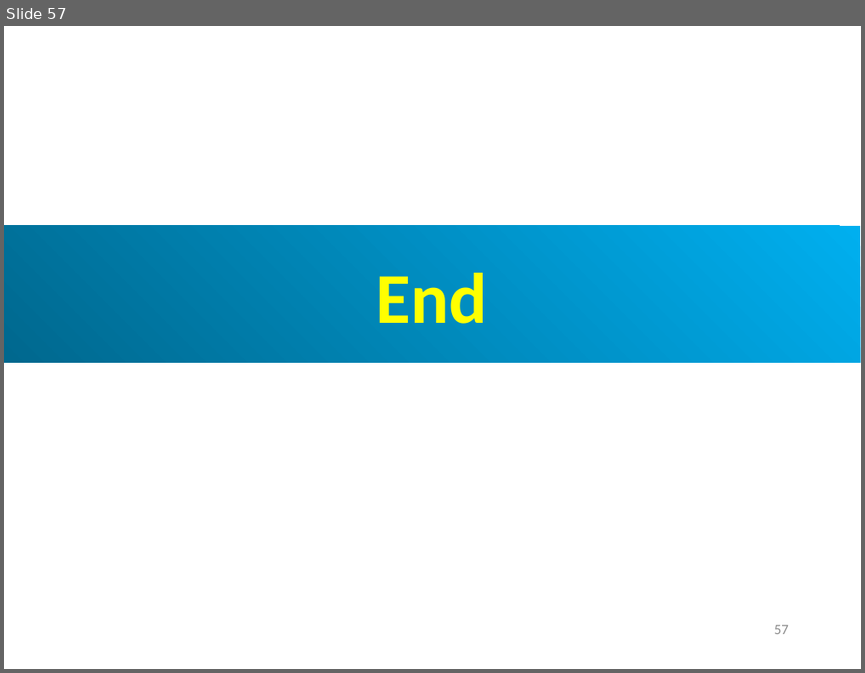
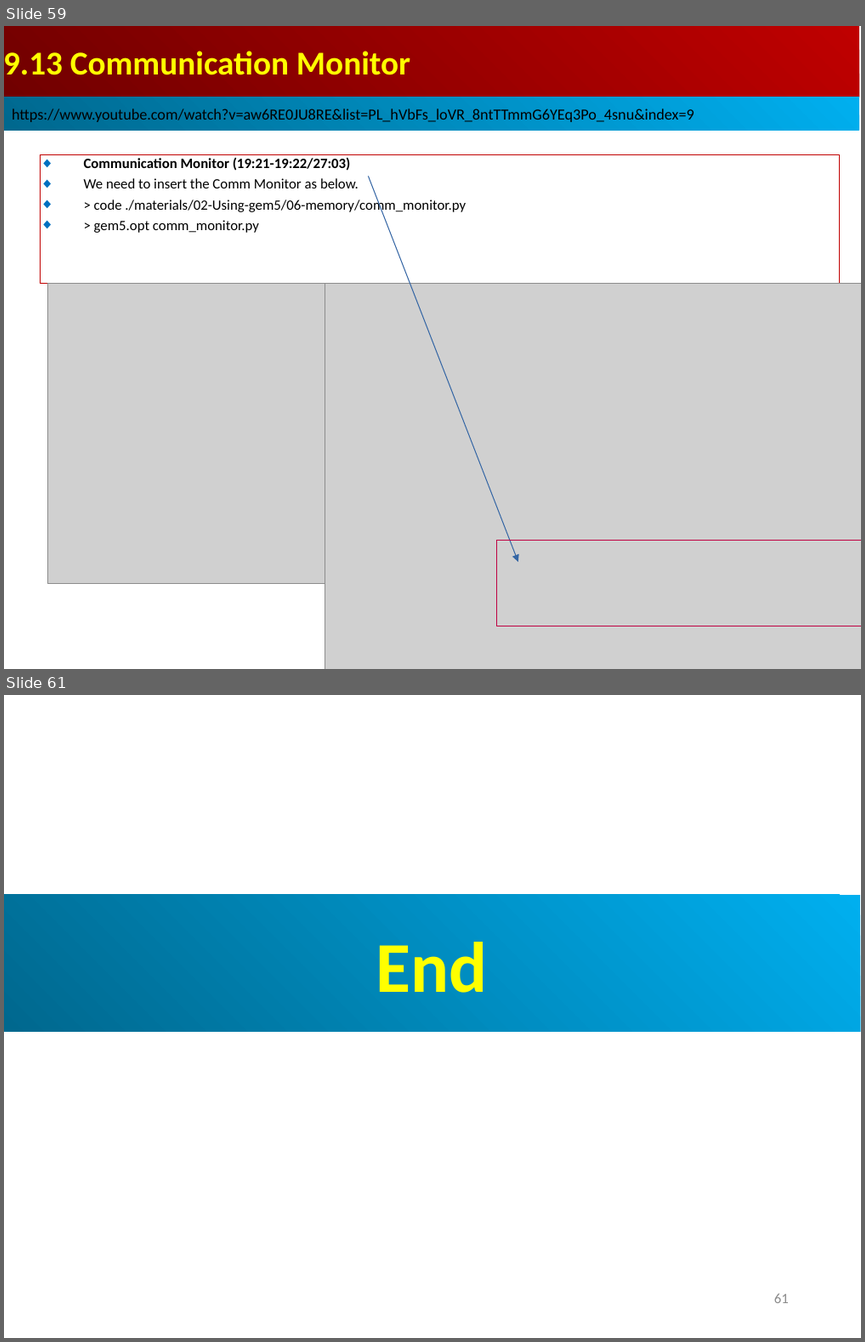
Before and after one commit to peterhchen/AIU_CS850_Gem5_McPAT, a slide deck: 050_Gem5/009.MemMod/000_Video/009.MemMod.ppt. Shown one above the other, each under a label of ours: slide 57 before the commit, slides 59 and 61 after it; the slides between them are not shown. The pictures are 865x673 and 865x1342 pixels, drawn with LibreOffice and Linux fonts; fonts in the diff are those of the drawing; grey boxes stand for pictures. Boxes give left, top, right and bottom in pixels: in the first picture for what was removed or moved away, otherwise in the second. Text is boxed around its words. In the diff, an @@ line names an element or a change of style, - is before the commit and + after.

```diff
--- a/050_Gem5/009.MemMod/000_Video/009.MemMod.ppt
+++ b/050_Gem5/009.MemMod/000_Video/009.MemMod.ppt
@@ slide 59 added at (x1=4, y1=26, x2=861, y2=669), background #FFFFFF @@
@@ rectangle added at (x1=4, y1=26, x2=859, y2=97), fill gradient #BF0000 to #710000, 28 pt, text #FFFF00, bold @@
+9.13 Communication Monitor
@@ rectangle added at (x1=4, y1=97, x2=859, y2=131), fill gradient #00AFEF to #00688E, 13 pt, text #000000 @@
+https://www.youtube.com/watch?v=aw6RE0JU8RE&list=PL_hVbFs_loVR_8ntTTmmG6YEq3Po_4snu&index=9
@@ rectangle added at (x1=40, y1=154, x2=840, y2=283), outline #C00000 0.74 pt, 12 pt, text #000000 @@
+◆ Communication Monitor (19:21-19:22/27:03)
+◆ We need to insert the Comm Monitor as below.
+◆ > code ./materials/02-Using-gem5/06-memory/comm_monitor.py
+◆ > gem5.opt comm_monitor.py
@@ arrow added from (368, 176) to (518, 562), #3465A4 0.74 pt @@
@@ picture added at (x1=47, y1=283, x2=604, y2=583) @@
@@ picture added at (x1=325, y1=283, x2=861, y2=669) @@
@@ rectangle added at (x1=497, y1=540, x2=861, y2=626), outline #BF0041 0.74 pt @@
@@ what was slide 57 is now slide 61 @@
@@ page number at (x1=774, y1=1293, x2=789, y2=1303): text changed @@
-57
+61
```
Also in this commit, not shown: 2 slides changed, 3 other slides added.
